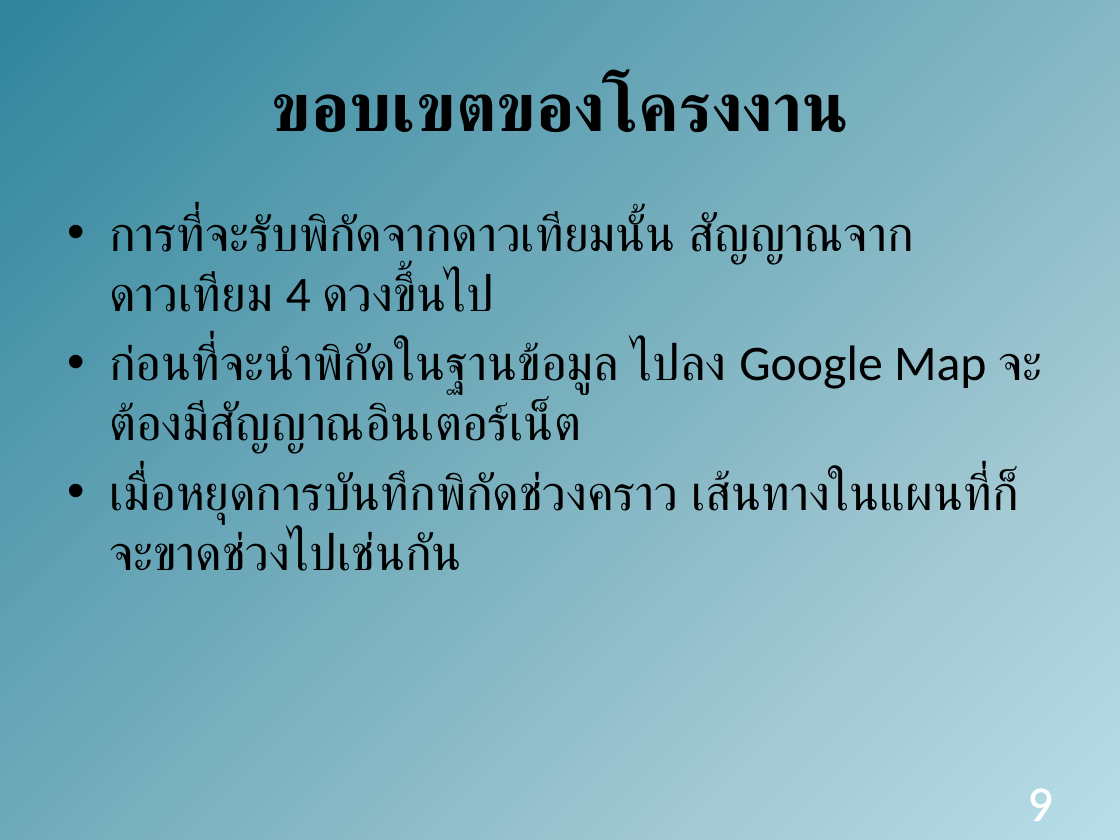
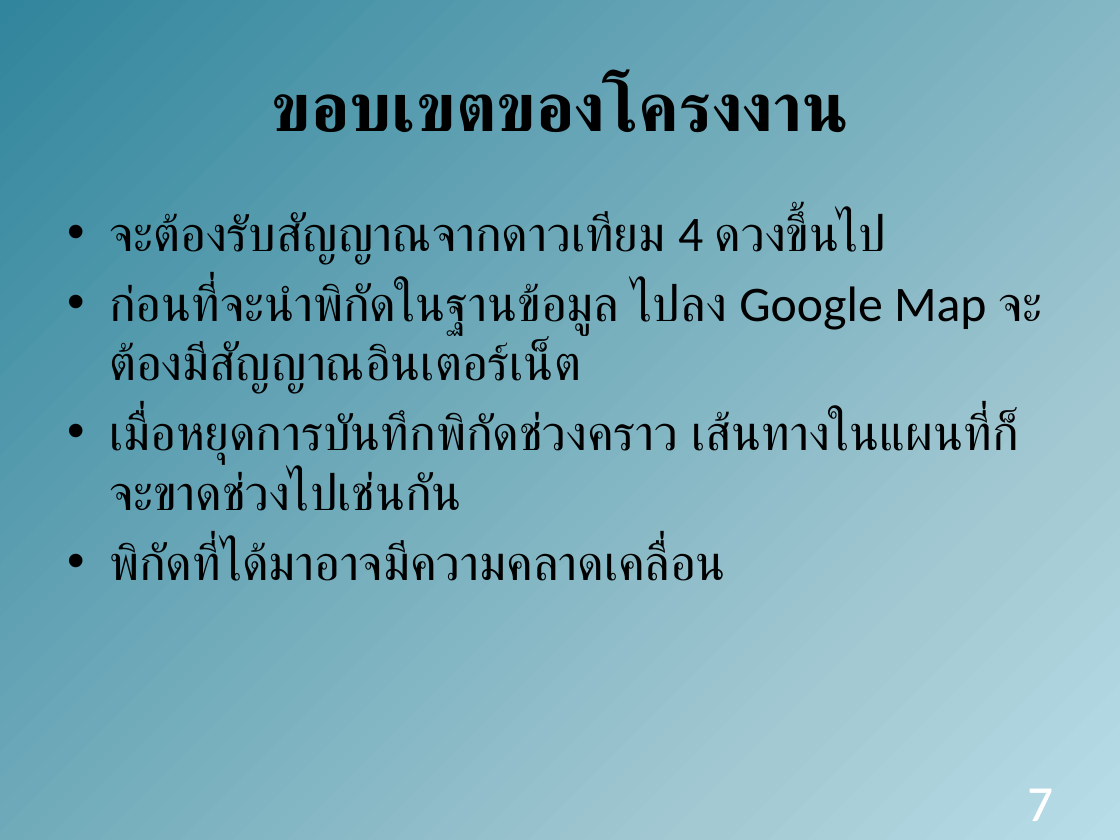
Before and after one commit to amfeelgood/Senior_Project, a slide deck: slide 7 of Doc/ProjectPresentation1.pptx (slide 9 before the commit). Drawn at 1120x840 pixels with LibreOffice and Linux fonts; fonts in the diff are those of the drawing. Boxes give left, top, right and bottom in pixels: in the first picture for what was removed or moved away, otherwise in the second. Text is boxed around its words. In the diff, an @@ line names an element or a change of style, - is before the commit and + after.

```diff
--- a/Doc/ProjectPresentation1.pptx
+++ b/Doc/ProjectPresentation1.pptx
@@ text at (109, 213, 887, 265): text changed @@
-• การที่จะรับพิกัดจากดาวเทียมนั้น สัญญาณจากดาวเทียม 4 ดวงขึ้นไป
+• จะต้องรับสัญญาณจากดาวเทียม 4 ดวงขึ้นไป
@@ text at (109, 541, 726, 581): paragraph added @@
+• พิกัดที่ได้มาอาจมีความคลาดเคลื่อน
@@ page number at (1028, 789, 1053, 821): text changed @@
-9
+7
```
Also in this commit, not shown: 7 other slides changed, 2 slides removed.
